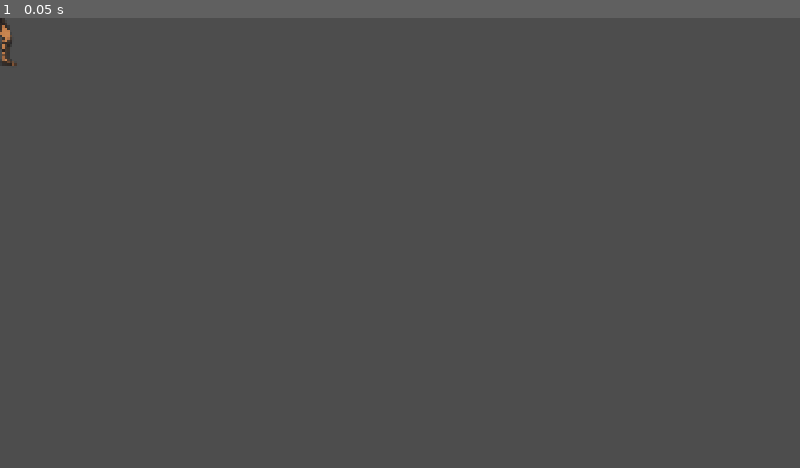
Above: before the commit, frame 1.
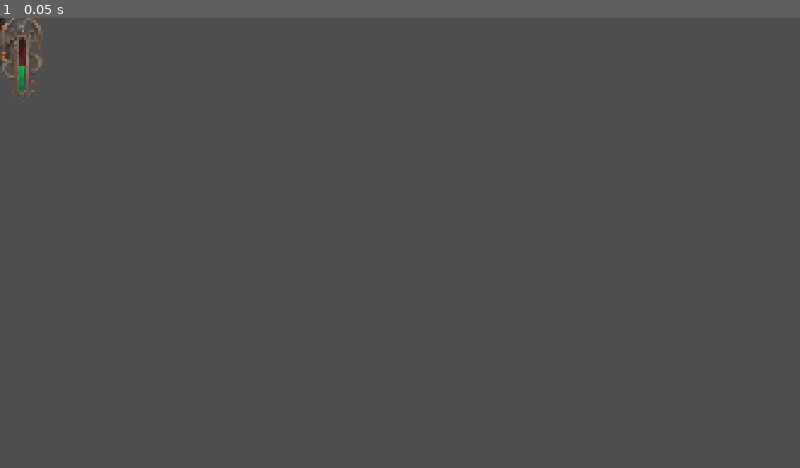
Above: after the commit, the same moment.

Repository: Darkgecko777/GladiatorGoodness
Game: Godot game, scene res://scenes/Character_Token.tscn
Two runs of this game, one before a commit and one after it. Both use one fixed random seed, a clock stepped at 60 frames per second and the inputs below. This scene is started directly instead of the project's main scene.
Inputs:
- Up to frame 1 (0.05 s): no input

The runs differ from the first frame. In frame 1, 0.4% of the frame differs, in the area x 0-6%, y 0-18%.

Commit message:
Messy implementation needs cleanup

Diff:
--- a/data/character_token.gd
+++ b/data/character_token.gd
@@ -2,6 +2,7 @@
 class_name CharacterToken
 extends Node2D
 
+signal health_changed(new_health: int)
 @export var data: CharacterData
 @export var is_player_controlled: bool = false  # NEW: Use this instead of data.is_player
 
@@ -25,6 +26,7 @@
 
 	if data:
 		data.reset_for_battle()
+		data.health_changed.connect(_forward_health_changed)
 
 func _process(delta: float):
 	if not data or not data.is_alive:
@@ -115,3 +117,10 @@
 		update_health_bar()
 		if not data.is_alive:
 			print(data.display_name + " has been defeated!")
+
+func _forward_health_changed(new_health: int):
+	health_changed.emit(new_health)
+
+
+func _on_health_changed(new_health: int) -> void:
+	pass # Replace with function body.
--- a/scenes/Character_Token.tscn
+++ b/scenes/Character_Token.tscn
@@ -1,8 +1,10 @@
 [gd_scene format=3 uid="uid://e6n1ce4j3rmi"]
 
 [ext_resource type="Texture2D" uid="uid://d1gh1wuwteia1" path="res://art/test_gladiator_full.png" id="1_7kd1n"]
+[ext_resource type="Script" uid="uid://j8sesadsnlph" path="res://data/character_token.gd" id="1_51ych"]
 
 [node name="CharacterToken" type="Node2D" unique_id=1998546722]
+script = ExtResource("1_51ych")
 
 [node name="Base" type="Node2D" parent="." unique_id=1168954949]
 
